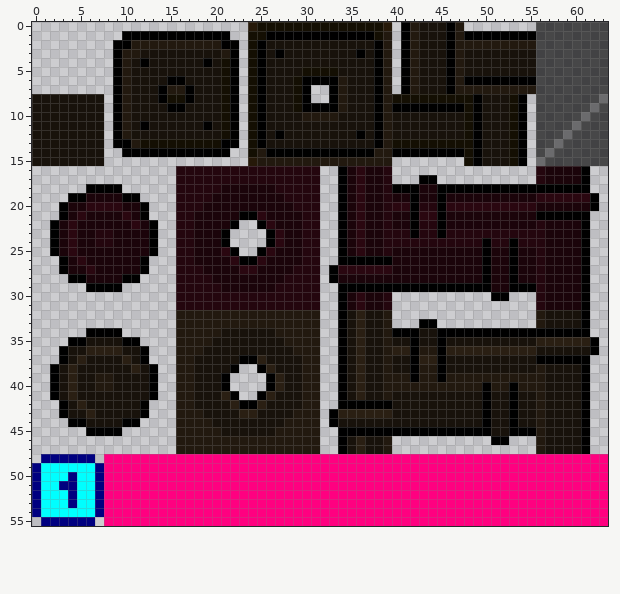
Two states of a pixel-art sprite, src/assets/tiles_cosmetic_mid.png. That is the earlier state.
The file is 64x56 pixels. Colours within 5 levels of each other are drawn and written as one.
After:
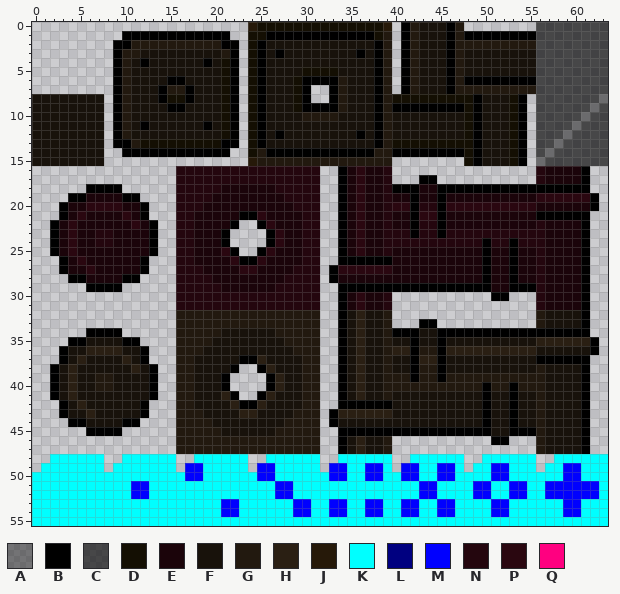
Palette (. is transparent): A #00000070  B #000000  C #020202a8  D #140f03  E #1b040a  F #18120b  G #22190f  H #2a1f13  J #261909  K #00ffff  L #000080  M #0000ff  N #24060e  P #2a0710  Q #ff0080
Diff:
There is now colour K in row 48 at x 7; in row 55 at x 0 and 7.
The edit turns colour L into colour K in row 48 at x 2 to 6; in row 49 at x 7; in row 50 at x 0, 4 and 7; in row 51 at x 0, 3 to 4 and 7; in rows 52 to 53 at x 0, 4 and 7; in row 54 at x 0 and 7.
The edit turns colour L into colour K in row 55 at x 1 to 6.
The edit turns colour Q into colour K in row 48 at x 10 to 15, 18 to 23, 26 to 31, 34 to 39, 42 to 47, 50 to 55 and 58 to 63; in row 49 at x 9 to 15, 19 to 23, 27 to 31, 35 to 36, 39, 43 to 44, 47, 49 to 50, 53 to 55, 57 to 58 and 61 to 63; in row 50 at x 8 to 16, 19 to 24, 27 to 32, 35 to 36, 39 to 40, 43 to 44, 47 to 50, 53 to 58 and 61 to 63; in rows 51 to 52 at x 8 to 10, 13 to 26, 29 to 42, 45 to 48, 51 to 52, 55 to 56 and 63; in rows 53 to 54 at x 8 to 20, 23 to 28, 31 to 32, 35 to 36, 39 to 40, 43 to 44, 47 to 50, 53 to 58 and 61 to 63; in row 55 at x 8 to 63.
The edit turns colour Q into colour M in rows 49 to 50 at x 17 to 18, 25 to 26, 33 to 34, 37 to 38, 41 to 42, 45 to 46, 51 to 52 and 59 to 60; in rows 51 to 52 at x 11 to 12, 27 to 28, 43 to 44, 49 to 50, 53 to 54 and 57 to 62; in rows 53 to 54 at x 21 to 22, 29 to 30, 33 to 34, 37 to 38, 41 to 42, 45 to 46, 51 to 52 and 59 to 60.
The edit erases colour L in row 48 at x 1; in row 49 at x 0.
The edit erases colour Q in row 48 at x 8 to 9, 16 to 17, 24 to 25, 32 to 33, 40 to 41, 48 to 49 and 56 to 57; in row 49 at x 8, 16, 24, 32, 40, 48 and 56.
Pixel boxes of the changes (left, top, right, bottom) in both pictures:
changed: (32, 454, 608, 526)
